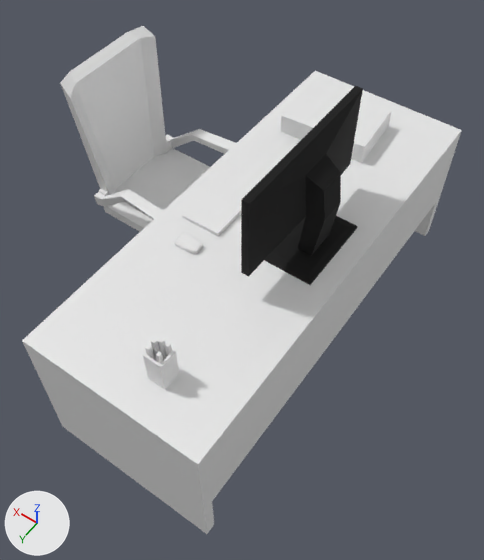
The glTF model MainCarteira(Escritório).glb, before and after one commit.
Camera for both pictures: a camera (50 mm lens) standing at (-1.29, 2.07, 2.58) and looking at (0.03, 0.22, -0.32). Every picture has the same lights, and +X, +Y and +Z are marked at lower left. The picture after the commit comes second. Where no turn or scale is listed for an object, it has been applied to the vertices. Vertices at exactly the same position are counted once.

Objects in the first picture: 'Chair-convcol', 'Desk-convcol', 'Keyboard', 'Monitor', 'Mouse', 'Paper_Pile', 'Pencil_Cup'.
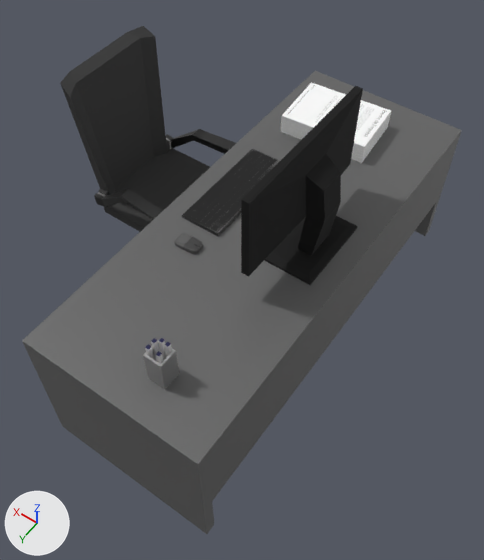
Where the change shows, as pixel boxes (x1, y1, x2, y2) in the pictures (484 x 560 px):
'Desk-convcol', recoloured (white to dark grey): (22, 71, 462, 534) in both
'Keyboard', recoloured (white to black): (182, 149, 280, 236) in both
part 1 of me_cube_210, recoloured (white to dark grey): (60, 26, 210, 232) in both
part 2 of me_cube_210, recoloured: (94, 129, 236, 219) in both
part 3 of me_cube_206, reshaped: (175, 233, 203, 254) in both
part 4 of me_cube_207, recoloured: (143, 340, 179, 390) in both
part 5 of me_cube_207, recoloured: (145, 338, 170, 356) in both

Edits to the bpy script that builds the scene:
```text
Add mat_material_066:
    mat_material_066 = principled_material('Material.066')
    mat_material_066.base_color = (0.391, 0.391, 0.391)  # grey #a8a8a8
    mat_material_066.metallic = 0.752
    mat_material_066.roughness = 0.368
Add mat_material_069:
    mat_material_069 = principled_material('Material.069')
    mat_material_069.base_color = (0.00368, 0.00384, 0.0574)  # dark blue #0c0c44
    mat_material_069.roughness = 0.298
Add mat_material_050:
    mat_material_050 = principled_material('Material.050')
    mat_material_050.base_color = (0.0147, 0.0147, 0.0147)  # black #202020
    mat_material_050.roughness = 0.376
Add mat_material_045:
    mat_material_045 = principled_material('Material.045')
    mat_material_045.base_color = (0.0402, 0.0402, 0.0402)  # dark grey #383838
    mat_material_045.roughness = 0.911
Change me_cube_210:
    where me_cube_210.from_pydata(...)  # 248 vertices, 492 faces; spans x -0.336..0.437, y -0.378..0.377, z -0.535..0.834
    me_cube_210 part 1: 250 faces spanning x -0.336..0.437, y -0.333..0.333, z -0.535..0.834 switch from no material to mat_material_045 (dark grey #383838)
    me_cube_210 part 2: 72 faces spanning x -0.219..0.335, y -0.378..0.377, z 0.034..0.254 switch from no material to mat_material_050 (black #202020)
    add me_cube_210.materials.append(mat_material_049)  # grey #797979
    add me_cube_210.materials.append(mat_material_052)  # black #1d1d1d
Change me_cube_203:
    where me_cube_203.from_pydata(...)  # 48 vertices, 92 faces; spans x -0.5..0.5, y -1.25..1.25, z -0.82..0.05
    add me_cube_203.materials.append(mat_material_030)  # dark grey #626262
Change me_cube_205:
    where me_cube_205.from_pydata(...)  # 8 vertices, 12 faces; spans x -0.117..0.117, y -0.318..0.318, z -0.014..0.014
    add me_cube_205.materials.append(mat_material_023)  # picture img_keyboardtexture
Change me_cube_206:
    remove me_cube_206.from_pydata(...)  # 32 vertices, 60 faces; spans x -0.068..0.068, y -0.0426..0.0426, z -0.0144..0.0143
    add me_cube_206.from_pydata(...)  # 112 vertices, 220 faces; spans x -0.068..0.068, y -0.0426..0.0426, z -0.0144..0.0177
    me_cube_206 part 3
    8 vertices are removed from x 0.0, y -0.0426..0.0426, z -0.0144..0.0143
    44 faces are deleted
    69 vertices are added at x -0.068..0.0016, y -0.0426..0.0426, z -0.0144..0.0177
    5 new vertices lie (0.0, 0.0325, 0.0) away from vertices in x 0.0016..0.068, y -0.0325, z -0.0144..0.011
    8 new vertices lie (0.0, 0.002, 0.0) away from vertices in x -0.068..-0.0017, y -0.001, z 0.0112..0.0143
    6 new vertices lie (0.0, 0.0062, 0.0) away from vertices in x -0.068..-0.0015, y -0.0031, z 0.0118..0.0165
    98 new faces join them, mat_material_022 (dark grey #575757)
    64 new faces join them, mat_material_071 (dark grey #373737)
    38 new faces join them, mat_material_077 (black #232323)
    4 new faces join them, mat_material_078 (black #202020)
    add me_cube_206.materials.append(mat_material_022)  # dark grey #575757
    add me_cube_206.materials.append(mat_material_071)  # dark grey #373737
    add me_cube_206.materials.append(mat_material_077)  # black #232323
    add me_cube_206.materials.append(mat_material_078)  # black #202020
Change me_cube_207:
    where me_cube_207.from_pydata(...)  # 57 vertices, 110 faces; spans x -0.048..0.048, y -0.048..0.048, z -0.097..0.154
    me_cube_207 part 4: 60 faces spanning x -0.048..0.048, y -0.048..0.048, z -0.097..0.097 switch from no material to mat_material_066 (grey #a8a8a8)
    me_cube_207 part 5: 10 faces spanning x -0.037..0.037, y -0.037..0.037, z 0.153..0.154 switch from no material to mat_material_069 (dark blue #0c0c44)
    add me_cube_207.materials.append(mat_material_067)  # white #e7e7e7
```
